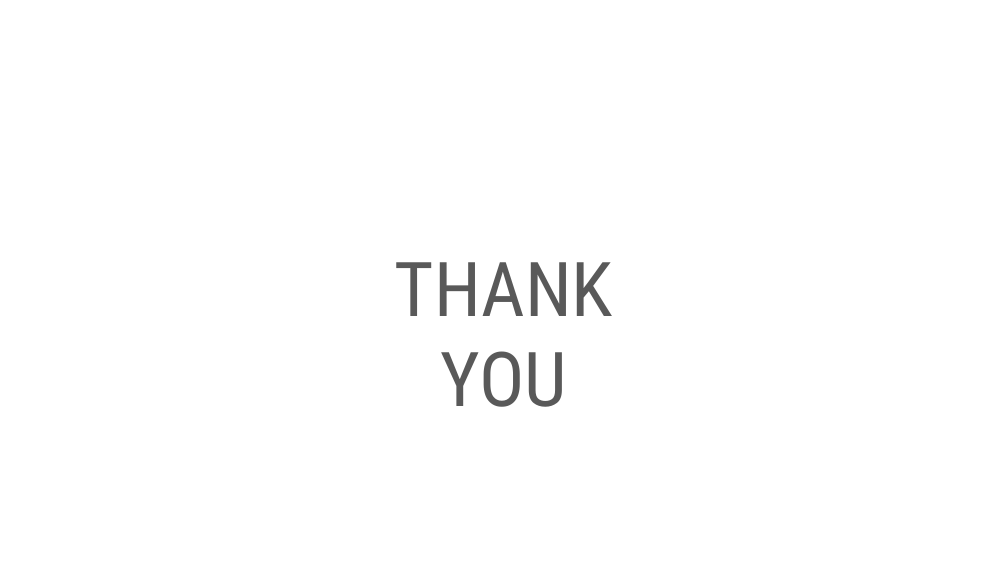
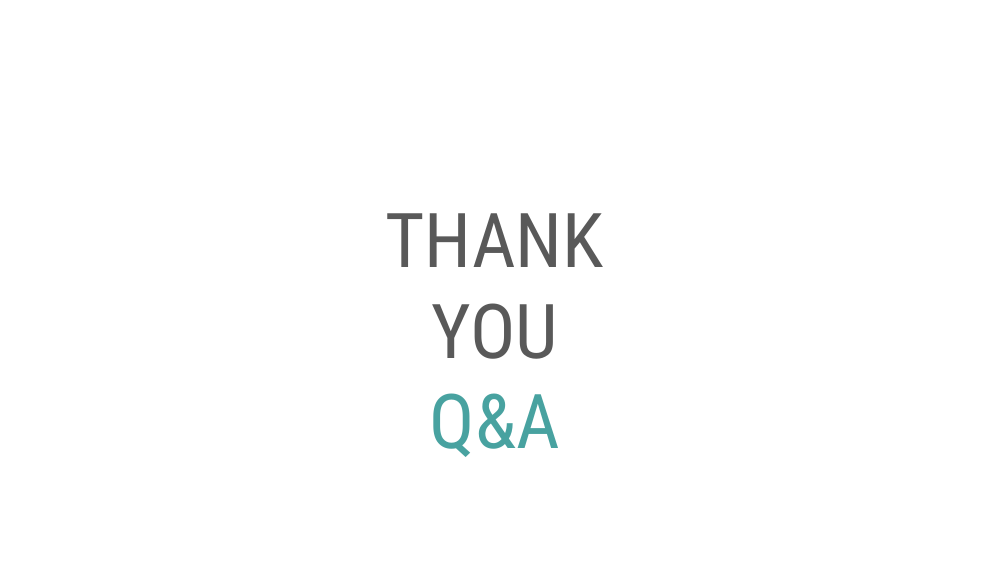
Before and after one commit to thomasabrina/ML_analyze_student_activities, a slide deck: slide 7 of Slides/T20.pptx (slide 8 before the commit). Drawn at 1008x567 pixels with LibreOffice and Linux fonts; fonts in the diff are those of the drawing; background and template pictures are left out. Boxes give left, top, right and bottom in pixels: in the first picture for what was removed or moved away, otherwise in the second. Text is boxed around its words. In the diff, an @@ line names an element or a change of style, - is before the commit and + after.

```diff
--- a/Slides/T20.pptx
+++ b/Slides/T20.pptx
@@ text "THANK YOU": place and size @@
-text "THANK YOU" at (395, 262, 613, 407)
+text "THANK YOU" at (386, 213, 604, 457)
@@ text at (430, 393, 560, 457): paragraph added @@
+Q&A
```
Also in this commit, not shown: 4 other slides changed, 1 slide removed.
